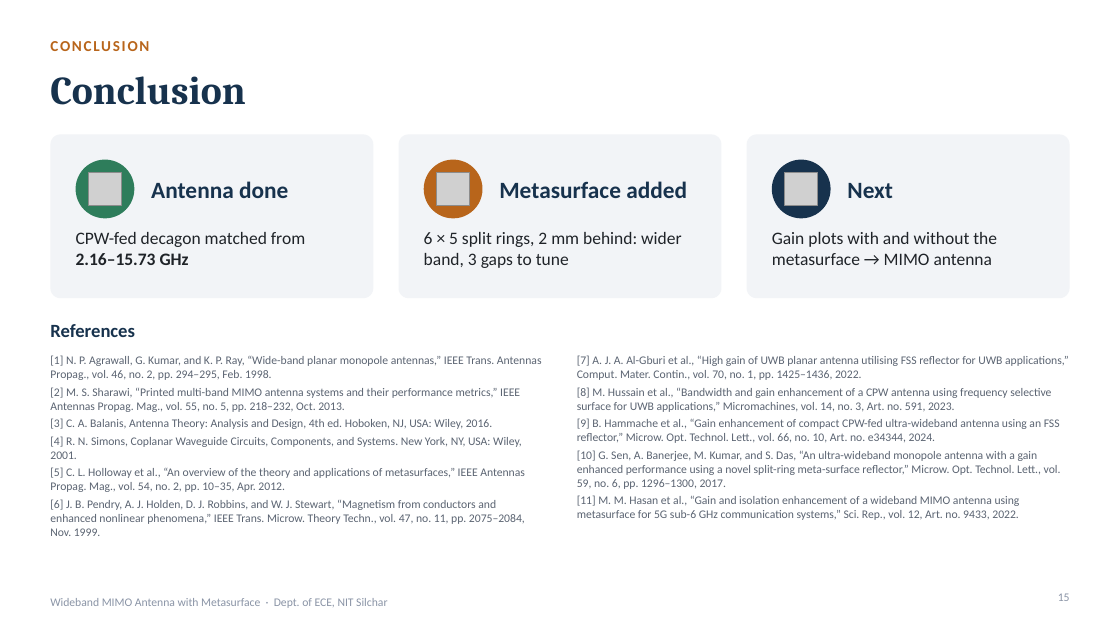
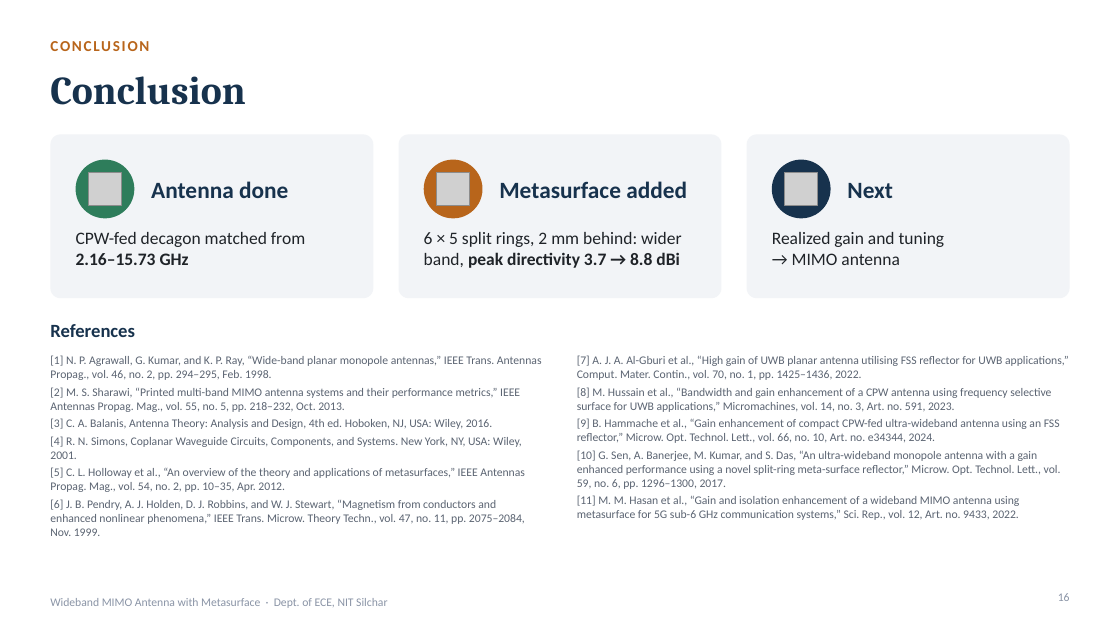
Before and after one commit to Ezed9/fyp-mimo-antenna-metasurface, a slide deck: slide 16 of presentation/FYP_Presentation.pptx (slide 15 before the commit). Drawn at 1120x630 pixels with LibreOffice and Linux fonts; fonts in the diff are those of the drawing; grey boxes stand for pictures. Boxes give left, top, right and bottom in pixels: in the first picture for what was removed or moved away, otherwise in the second. Text is boxed around its words. In the diff, an @@ line names an element or a change of style, - is before the commit and + after.

```diff
--- a/presentation/FYP_Presentation.pptx
+++ b/presentation/FYP_Presentation.pptx
@@ text at bbox=[424, 232, 681, 268]: text changed @@
-6 × 5 split rings, 2 mm behind: wider band, 3 gaps to tune
+6 × 5 split rings, 2 mm behind: wider band, peak directivity 3.7 → 8.8 dBi
@@ text at bbox=[772, 232, 945, 265]: text changed @@
-Gain plots with and without the metasurface → MIMO antenna
+Realized gain and tuning
+→ MIMO antenna
```
Also in this commit, not shown: 5 other slides changed, 1 slide added, 2 other files.
